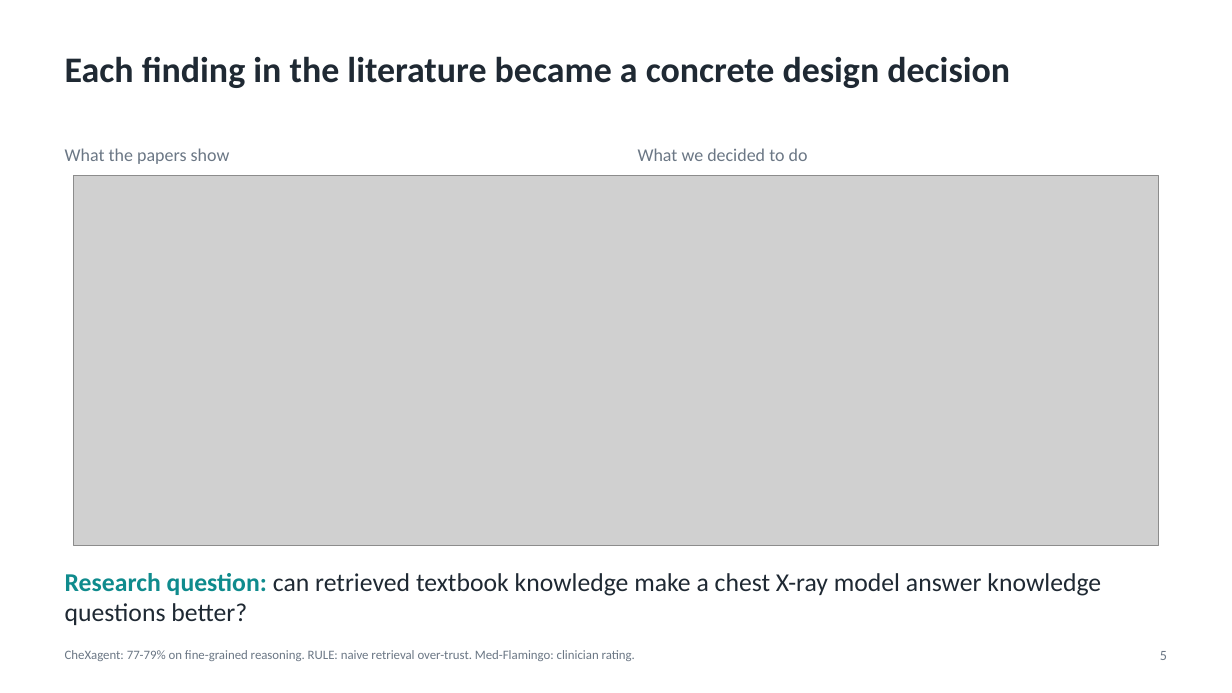
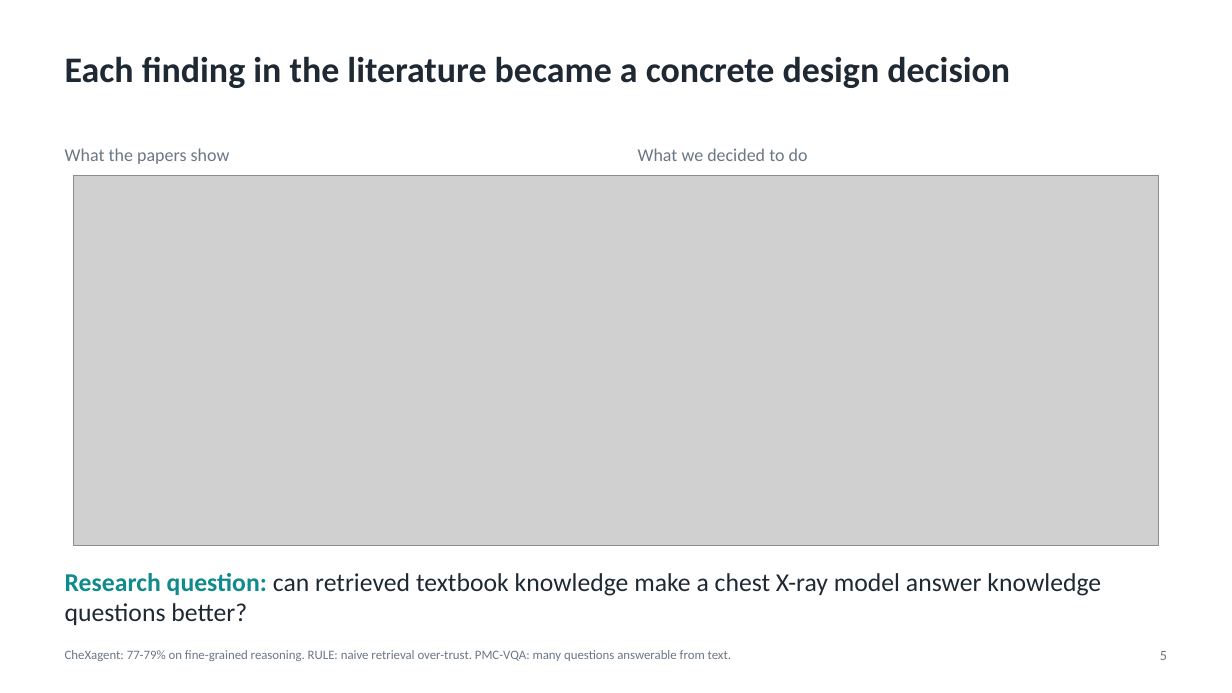
Before and after one commit to Ankritjarngal/medvqa-cxr-chexagent, a slide deck: slide 5 of deliverables/presentation/Medical_VQA_CXR_Project_Presentation.pptx. Drawn at 1232x693 pixels with LibreOffice and Linux fonts; fonts in the diff are those of the drawing; grey boxes stand for pictures. Boxes give left, top, right and bottom in pixels: in the first picture for what was removed or moved away, otherwise in the second. Text is boxed around its words. In the diff, an @@ line names an element or a change of style, - is before the commit and + after.

```diff
--- a/deliverables/presentation/Medical_VQA_CXR_Project_Presentation.pptx
+++ b/deliverables/presentation/Medical_VQA_CXR_Project_Presentation.pptx
@@ text at (x1=65, y1=650, x2=731, y2=661): text changed @@
-CheXagent: 77-79% on fine-grained reasoning. RULE: naive retrieval over-trust. Med-Flamingo: clinician rating.
+CheXagent: 77-79% on fine-grained reasoning. RULE: naive retrieval over-trust. PMC-VQA: many questions answerable from text.
```
Also in this commit, not shown: 8 other files.
